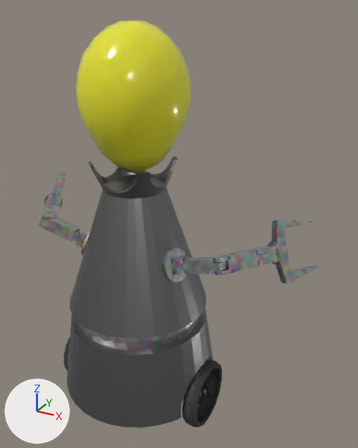
What one commit did to the Blender file Blender/BlenderProjekt11.blend.
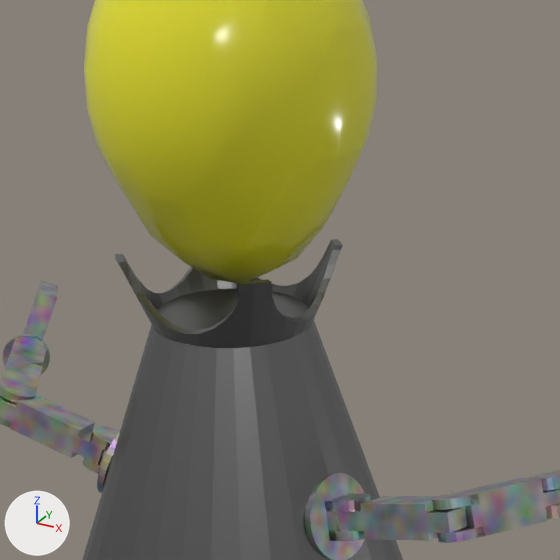
Old and new are each drawn whole from a camera (50 mm lens) standing at (15.54, -22.85, 25.16) and looking at (2.12, 1.54, 12.97) and again close up on the part from 12% to 73% of the width and 14% to 63% of the height. The lights are fixed; the arrows at lower left show +X, +Y and +Z.

In view in the first close-up: 'Cylinder.003', 'Fläche.020', 'Mball.001'.
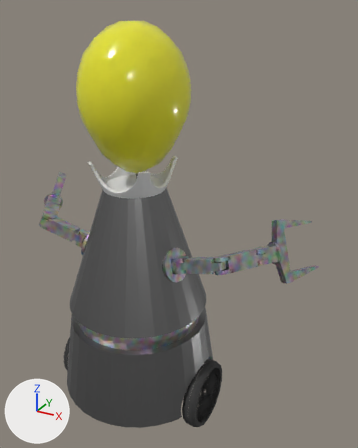
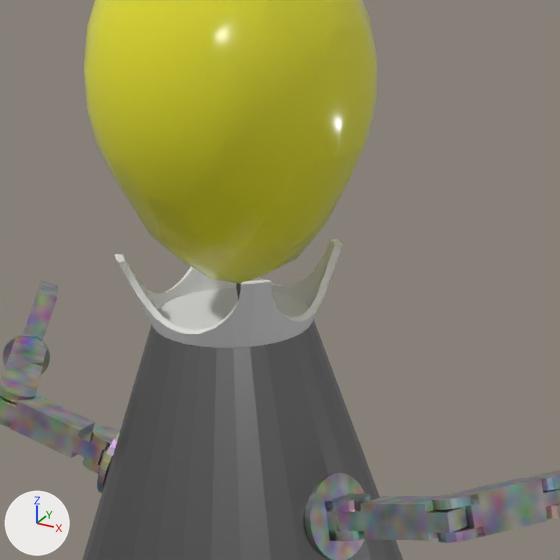
Commit message: Update BlenderProjekt11.blend
Idle2

Location of each change, [x1, y1, x2, y2] in pixels of the close-ups (560 x 560 px):
part 1 of me_cylinder_003, recoloured
    both: [115, 239, 342, 348]

The edits, one by one:
Material 'Material' (mat_material) is new.
Its base color is (0.8, 0.8, 0.8) (white #e7e7e7).
me_cylinder_003 has 381 vertices, 214 faces and spans x -1.13..1.11, y -1.09..1.11, z -1.0..1.0.
me_cylinder_003 is used by ob_cylinder_003; location (0.0, 0.0, 16.27); scale (1.84, 1.83, 0.833).
me_cylinder_003 part 1: all 75 faces that had it switch from mat_roboter1 (grey #868686) to mat_material (white #e7e7e7).
